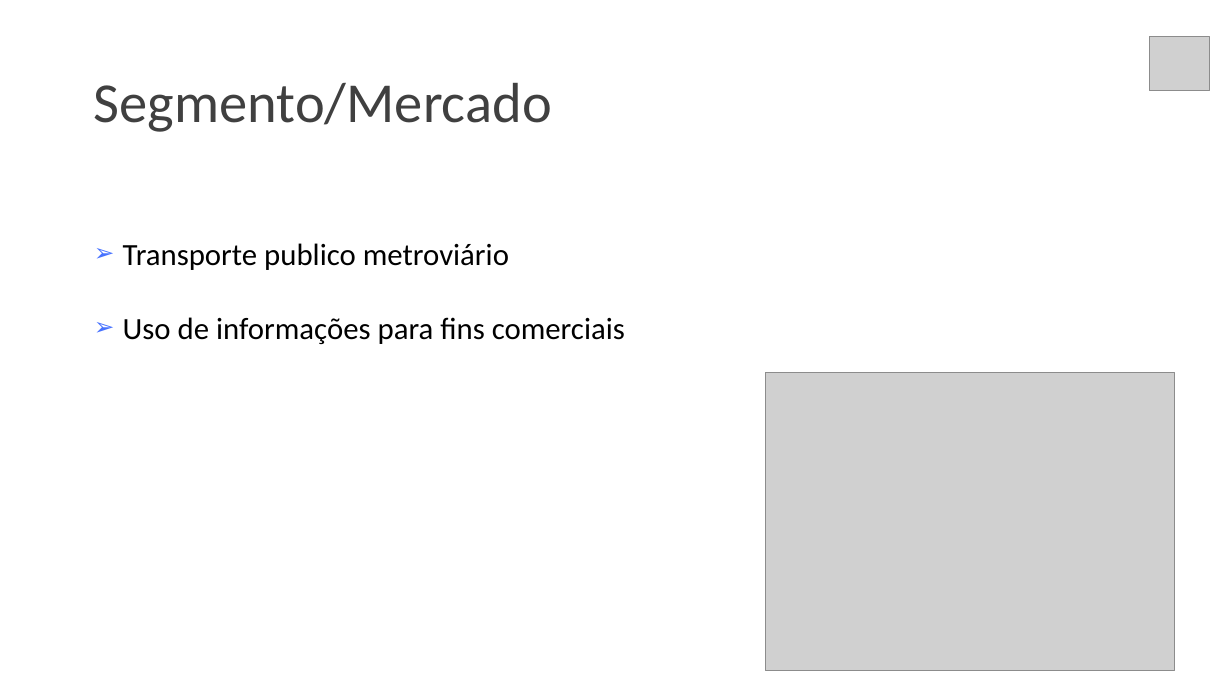
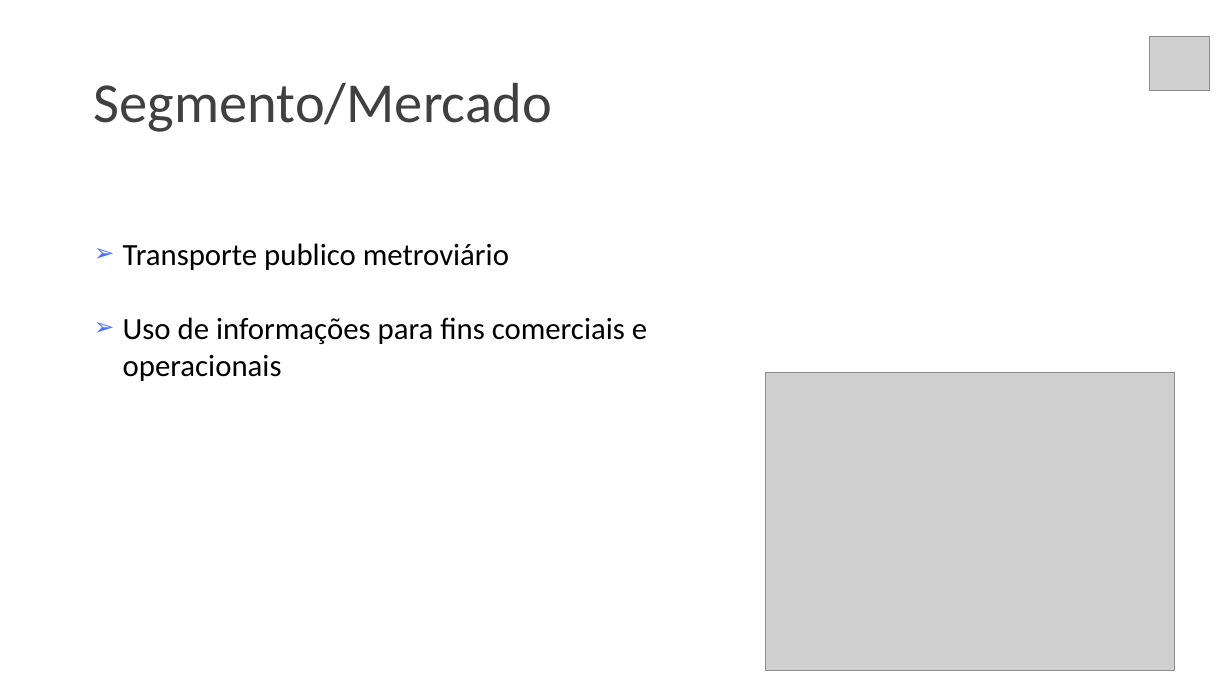
Before and after one commit to larissaSousa1998/segunda-sprint, a slide deck: slide 3 of Documentacao/Sobre o projeto/Apresentação Synergy.pptx. Drawn at 1232x693 pixels with LibreOffice and Linux fonts; fonts in the diff are those of the drawing; grey boxes stand for pictures. Boxes give left, top, right and bottom in pixels: in the first picture for what was removed or moved away, otherwise in the second. Text is boxed around its words. In the diff, an @@ line names an element or a change of style, - is before the commit and + after.

```diff
--- a/Documentacao/Sobre o projeto/Apresentação Synergy.pptx
+++ b/Documentacao/Sobre o projeto/Apresentação Synergy.pptx
@@ text at (123,317,647,381): text changed @@
-➢ Uso de informações para fins comerciais
+➢ Uso de informações para fins comerciais e operacionais
```
Also in this commit, not shown: 3 other slides changed, 1 slide added, 2 slides removed.
